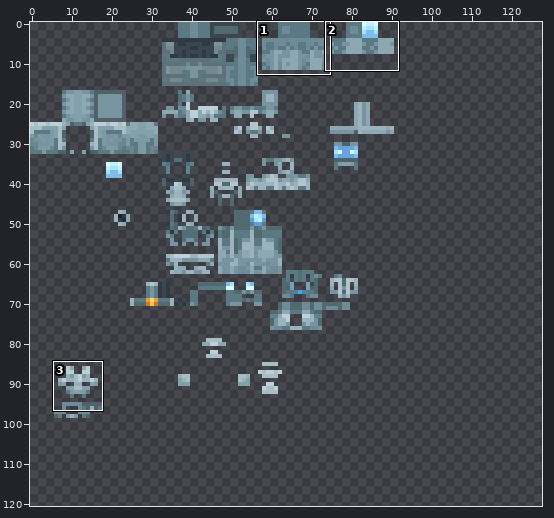
Two states of a sprite sheet, src/main/resources/assets/timeless/textures/suit/iron_man_mark_two.png. Above: a wide view before the commit, with the close-up outlined.
Close-up. First the earlier version:
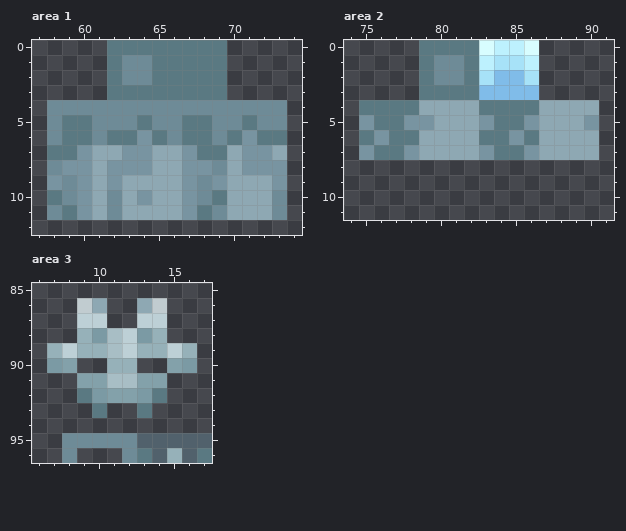
The file is 128x128 pixels. Colours within 5 levels of each other are drawn and written as one. Shown: area 1: x 57..74, y 0..12; area 2: x 74..91, y 0..11; area 3: x 6..17, y 85..96. The wide view leaves out empty margins. The commit also changed other parts of the picture, which this record leaves out.
Now the later version:
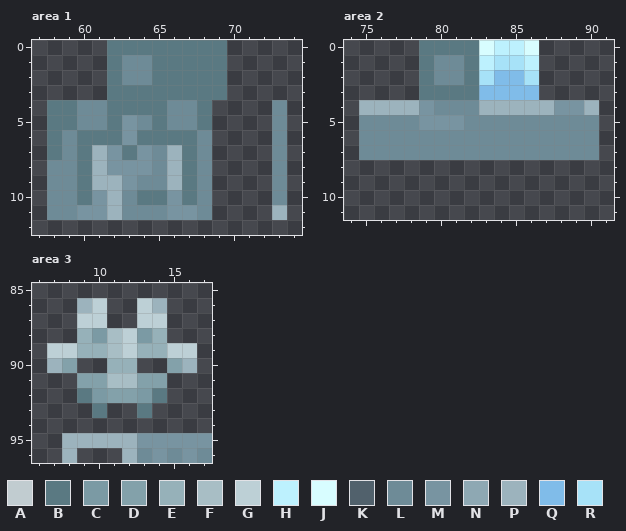
Palette (. is transparent): A #c1ccd0  B #5a7982  C #7b9aa4  D #83a1aa  E #96b1b9  F #a8bec5  G #bdd0d6  H #bdf1fe  J #d8fdff  K #51616c  L #6e8b97  M #7894a1  N #8ea8b3  P #9cb3bd  Q #80bce9  R #a7e2f8
The edit:
Area 1:
The author changed colour L to colour B in row 4 at x 58 to 59, 62 to 65 and 68; in row 5 at x 58, 62 and 65; in row 6 at x 58, 61 and 66.
The author changed colour M to colour B in row 6 at x 64; in row 7 at x 60, 63 and 67; in rows 8 to 9 at x 60 and 67; in row 10 at x 60, 64 and 67.
The author changed colour N to colour B in row 10 at x 65.
The author changed colour B to colour L in row 5 at x 60, 64 and 67; in row 6 at x 59, 68 and 73; in row 7 at x 59 and 68; in row 10 at x 58; in row 11 at x 59 and 68.
The author changed colour M to colour L in row 8 at x 59, 68 and 73; in row 9 at x 58 and 73.
The author changed colour N to colour L in row 7 at x 65 and 73; in row 8 at x 65; in row 9 at x 64 to 65; in row 10 at x 63; in row 11 at x 63 to 65.
The author changed colour B to colour M in row 6 at x 63.
The author changed colour L to colour M in row 5 at x 63.
The author changed colour N to colour M in row 7 at x 62; in row 9 at x 63; in rows 10 to 11 at x 61 and 66.
The author changed colour L to colour P in row 10 at x 62; in row 11 at x 62 and 73.
The author changed colour M to colour P in row 9 at x 62.
The author changed colour N to colour P in rows 7 to 9 at x 61 and 66.
Colour B is gone in row 5 at x 71; in row 6 at x 70 and 72; in row 7 at x 69; in row 10 at x 69.
Colour L is gone in row 4 at x 69 to 72; in row 5 at x 69 to 70 and 72; in row 6 at x 69; in row 8 at x 69; in row 11 at x 69.
Colour M is gone in row 6 at x 71; in rows 7 to 8 at x 71 to 72; in row 9 at x 69.
Colour N is gone in rows 7 to 8 at x 70; in rows 9 to 11 at x 70 to 72.
Area 2:
The author changed colour B to colour L in row 5 at x 76 to 77 and 84 to 85; in row 6 at x 75, 77 to 78, 83 to 84 and 86; in row 7 at x 76 to 77 and 84 to 85.
The author changed colour M to colour L in row 5 at x 75, 78, 83, 86 and 90; in row 6 at x 76 and 85; in row 7 at x 75, 78, 83 and 86.
The author changed colour N to colour L in row 4 at x 80 to 82; in row 5 at x 82 and 87 to 89; in rows 6 to 7 at x 79 to 82 and 87 to 90.
The author changed colour N to colour M in row 4 at x 79 and 88 to 89; in row 5 at x 80 to 81.
The author changed colour B to colour P in row 4 at x 75 to 78 and 83 to 86.
The author changed colour N to colour P in row 4 at x 87 and 90.
Area 3:
The author changed colour E to colour G in row 89 at x 7 and 16.
The author changed colour N to colour G in row 86 at x 10 and 13.
The author changed colour B to colour L in row 96 at x 13 and 17.
The author changed colour E to colour L in row 96 at x 15.
The author changed colour K to colour M in row 95 at x 13 to 17; in row 96 at x 14 and 16.
The author changed colour A to colour P in row 86 at x 9 and 14.
The author changed colour C to colour P in row 90 at x 7 and 16.
The author changed colour L to colour P in row 95 at x 8 to 12; in row 96 at x 8 and 12.
